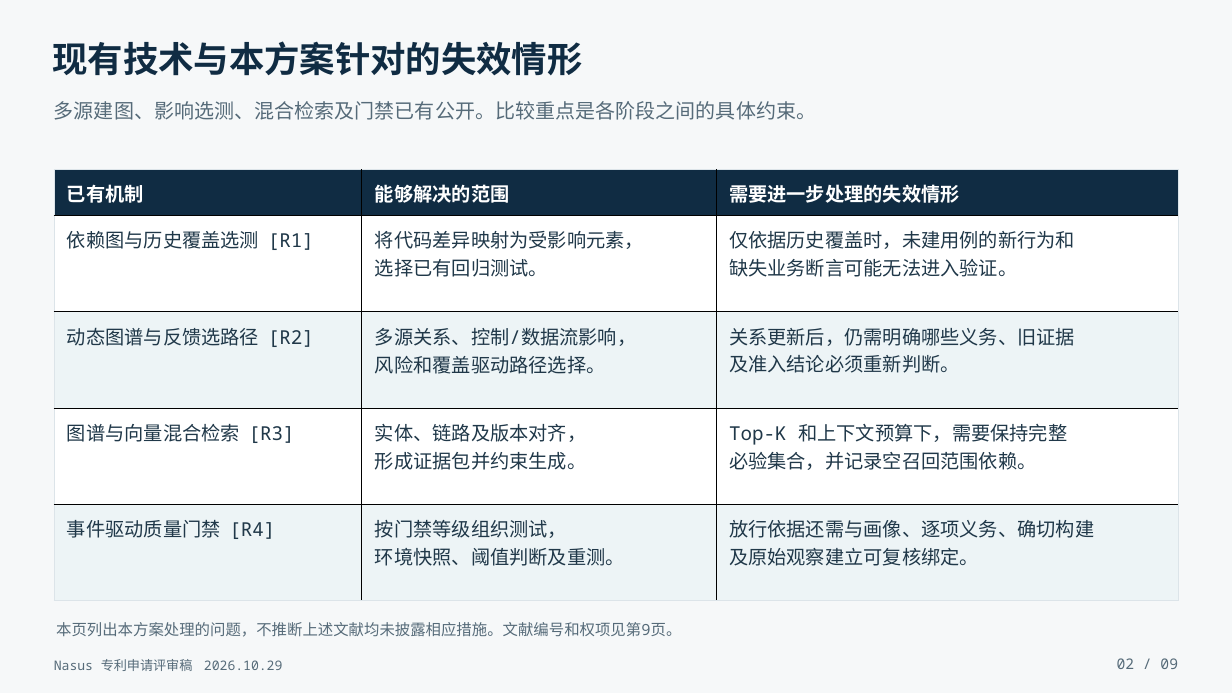
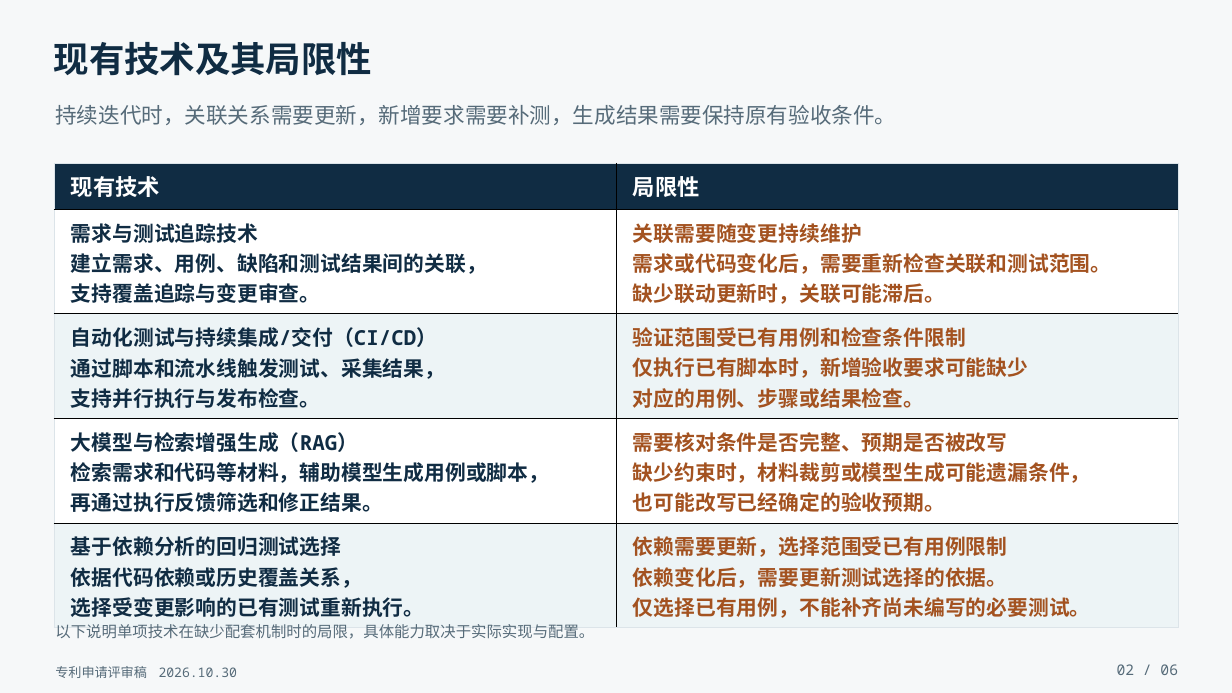
Before and after one commit to kunben-duck/nasus, a slide deck: slide 2 of docs/patents/nasus-art-v2/presentation/Nasus_专利申请评审_9页_20261029_v2.pptx. Drawn at 1232x693 pixels with LibreOffice and Linux fonts; fonts in the diff are those of the drawing. Boxes give left, top, right and bottom in pixels: in the first picture for what was removed or moved away, otherwise in the second. Text is boxed around its words. In the diff, an @@ line names an element or a change of style, - is before the commit and + after.

```diff
--- a/docs/patents/nasus-art-v2/presentation/Nasus_专利申请评审_9页_20261029_v2.pptx
+++ b/docs/patents/nasus-art-v2/presentation/Nasus_专利申请评审_9页_20261029_v2.pptx
@@ text at (54, 42, 372, 76): text changed @@
-现有技术与本方案针对的失效情形
+现有技术及其局限性
@@ text at (55, 105, 896, 125): text changed; size 19.5 to 21 pt @@
-多源建图、影响选测、混合检索及门禁已有公开。比较重点是各阶段之间的具体约束。
+持续迭代时，关联关系需要更新，新增要求需要补测，生成结果需要保持原有验收条件。
@@ table at (54, 163, 1177, 622) @@
-column 1: 已有机制 | 依赖图与历史覆盖选测 [R1] | 动态图谱与反馈选路径 [R2] | 图谱与向量混合检索 [R3] | 事件驱动质量门禁 [R4]
-column 2: 能够解决的范围 | 将代码差异映射为受影响元素， / 选择已有回归测试。 | 多源关系、控制/数据流影响， / 风险和覆盖驱动路径选择。 | 实体、链路及版本对齐， / 形成证据包并约束生成。 | 按门禁等级组织测试， / 环境快照、阈值判断及重测。
-column 3: 需要进一步处理的失效情形 | 仅依据历史覆盖时，未建用例的新行为和 / 缺失业务断言可能无法进入验证。 | 关系更新后，仍需明确哪些义务、旧证据 / 及准入结论必须重新判断。 | Top-K 和上下文预算下，需要保持完整 / 必验集合，并记录空召回范围依赖。 | 放行依据还需与画像、逐项义务、确切构建 / 及原始观察建立可复核绑定。
+column 1: 现有技术 | 需求与测试追踪技术 / 建立需求、用例、缺陷和测试结果间的关联， / 支持覆盖追踪与变更审查。 | 自动化测试与持续集成/交付（CI/CD） / 通过脚本和流水线触发测试、采集结果， / 支持并行执行与发布检查。 | 大模型与检索增强生成（RAG） / 检索需求和代码等材料，辅助模型生成用例或脚本， / 再通过执行反馈筛选和修正结果。 | 基于依赖分析的回归测试选择 / 依据代码依赖或历史覆盖关系， / 选择受变更影响的已有测试重新执行。
+column 2: 局限性 | 关联需要随变更持续维护 / 需求或代码变化后，需要重新检查关联和测试范围。 / 缺少联动更新时，关联可能滞后。 | 验证范围受已有用例和检查条件限制 / 仅执行已有脚本时，新增验收要求可能缺少 / 对应的用例、步骤或结果检查。 | 需要核对条件是否完整、预期是否被改写 / 缺少约束时，材料裁剪或模型生成可能遗漏条件， / 也可能改写已经确定的验收预期。 | 依赖需要更新，选择范围受已有用例限制 / 依赖变化后，需要更新测试选择的依据。 / 仅选择已有用例，不能补齐尚未编写的必要测试。
@@ table: place and size @@
-table at (54, 169, 1178, 600)
+table at (54, 163, 1177, 622)
@@ text added at (55, 624, 594, 639), 15 pt, text #566B79 @@
+以下说明单项技术在缺少配套机制时的局限，具体能力取决于实际实现与配置。
@@ text removed at (56, 622, 681, 637) @@
-本页列出本方案处理的问题，不推断上述文献均未披露相应措施。文献编号和权项见第9页。
@@ text at (55, 666, 238, 678): text changed @@
-Nasus 专利申请评审稿 2026.10.29
+专利申请评审稿 2026.10.30
@@ text at (1117, 664, 1178, 675): text changed @@
-02 / 09
+02 / 06
```
Also in this commit, not shown: 4 other slides changed, 1 slide added, 4 slides removed, 16 other files.
